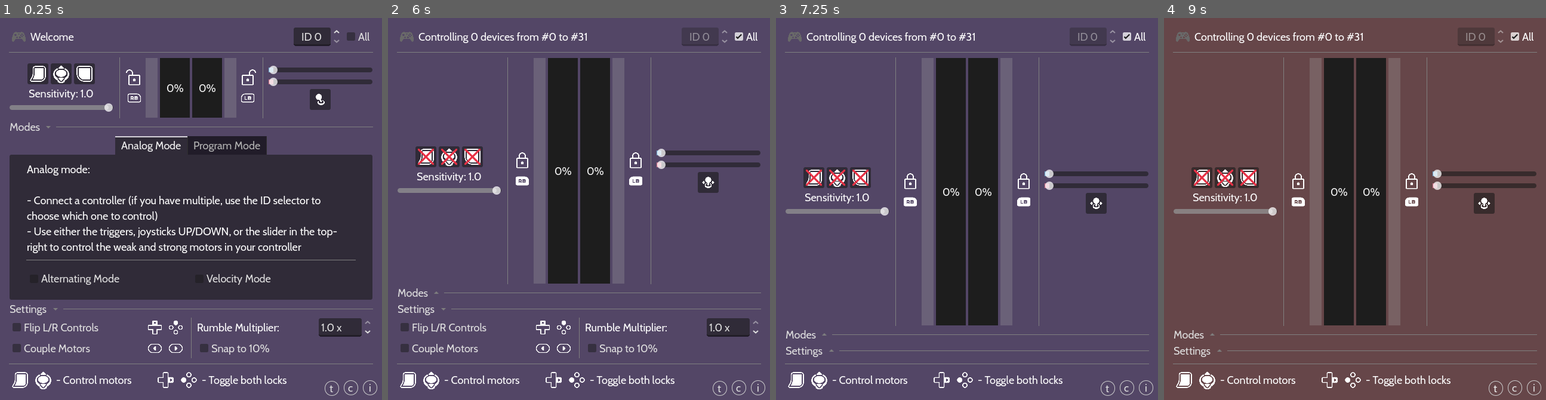
Above: before the commit, frames 1-4 (left to right).
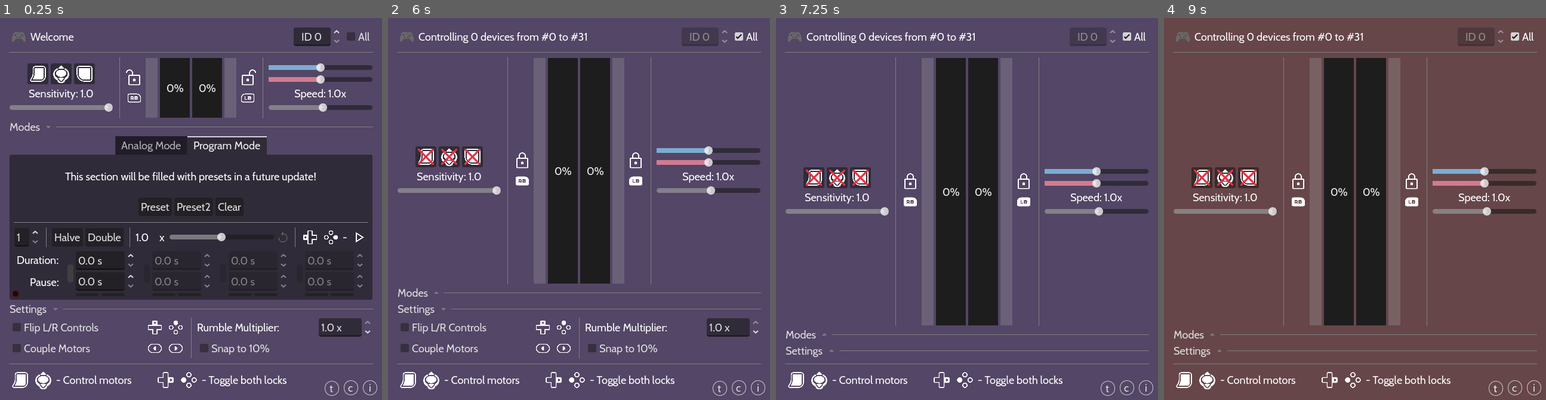
Above: after the commit, the same moments.

Repository: leosefcik/controller-rumble-tool
Game: Godot game, scene res://main.tscn
Same seed, same stepped clock (60 frames per second), same inputs: the game is played once before the commit and once after it.
Inputs (mouse positions are in pixels of both pictures, inside the frame that each line leads up to):
- Up to frame 1 (0.25 s): no input
- Up to frame 2 (6 s): click "All" at 0.5 s; click (426, 75) at 1.25 s; click (449, 75) at 2 s; click (472, 75) at 2.75 s; click (521, 86) at 3.5 s; click (636, 86) at 4.25 s; click (708, 98) at 5.02 s; click (437, 128) at 5.75 s
- Up to frame 3 (7.25 s): click (833, 308) at 6.5 s
- Up to frame 4 (9 s): click "i" at 7.25 s; click "c" at 8 s; click "t" at 8.75 s

The runs differ from the first frame. In frame 1, 6.9% of the frame differs, in the area x 3-98%, y 11-73%; in frame 2, 1.5%; in frame 3, 1.5%; in frame 4, 1.5%.

Commit message:
Timescale - Program Mode
- Added a Timescale slider - modifier for the speed of the playing program. 0.1x to 10.0x range.
- Can also be controlled via triggers + joystick
- Also added a reset to 1.0x button to the right of it
- Removed old function of triggers, which was to modify by 2.0x or 0.5x the speed of the joysticks

Diff:
--- /dev/null
+++ b/icon/reset.svg
@@ -0,0 +1 @@
+<svg xmlns="http://www.w3.org/2000/svg" height="48px" viewBox="0 -960 960 960" width="48px" fill="#FFFFFF"><path d="M480-80q-75 0-140.5-28T225-185q-49-49-77-114.5T120-440h60q0 125 87.5 212.5T480-140q125 0 212.5-87.5T780-440q0-125-85-212.5T485-740h-23l73 73-41 42-147-147 147-147 41 41-78 78h23q75 0 140.5 28T735-695q49 49 77 114.5T840-440q0 75-28 140.5T735-185q-49 49-114.5 77T480-80Z"/></svg>
--- /dev/null
+++ b/icon/reset_disabled.svg
@@ -0,0 +1 @@
+<svg xmlns="http://www.w3.org/2000/svg" height="48px" viewBox="0 -960 960 960" width="48px" fill="#666666"><path d="M480-80q-75 0-140.5-28T225-185q-49-49-77-114.5T120-440h60q0 125 87.5 212.5T480-140q125 0 212.5-87.5T780-440q0-125-85-212.5T485-740h-23l73 73-41 42-147-147 147-147 41 41-78 78h23q75 0 140.5 28T735-695q49 49 77 114.5T840-440q0 75-28 140.5T735-185q-49 49-114.5 77T480-80Z"/></svg>
--- a/main.tscn
+++ b/main.tscn
@@ -27,8 +27,10 @@
 [ext_resource type="Texture2D" uid="uid://dpbkmplgtdokt" path="res://icon/kenney_glyphs/Nintendo Switch/switch_dpad_up_outline.png" id="21_d13ii"]
 [ext_resource type="Texture2D" uid="uid://cr4gsturnc2nc" path="res://icon/kenney_glyphs/Nintendo Switch/switch_buttons_up_outline.png" id="22_1u8w0"]
 [ext_resource type="Script" uid="uid://by1rf4skvhdw8" path="res://script/program_mode.gd" id="22_a6jrf"]
+[ext_resource type="Texture2D" uid="uid://3ijhyewd6hww" path="res://icon/reset.svg" id="23_4k2k6"]
 [ext_resource type="Texture2D" uid="uid://bnlh0nq1ahiod" path="res://icon/play.svg" id="23_qsp4k"]
 [ext_resource type="Script" uid="uid://dghdn10ni5ga5" path="res://script/analog_mode.gd" id="23_seu75"]
+[ext_resource type="Texture2D" uid="uid://snd4uxhfsi2j" path="res://icon/reset_disabled.svg" id="24_0rl1p"]
 [ext_resource type="Texture2D" uid="uid://dqwemni60trqp" path="res://icon/kenney_glyphs/Nintendo Switch/switch_dpad_left_outline.png" id="24_htxhm"]
 [ext_resource type="Texture2D" uid="uid://bc3if7fk4tikx" path="res://icon/pause.svg" id="24_kq58d"]
 [ext_resource type="Texture2D" uid="uid://cst8li6a7al6b" path="res://logo/motor_icon_v1.png" id="25_0odxb"]
@@ -552,9 +554,10 @@
 size_flags_horizontal = 4
 size_flags_vertical = 3
 tab_alignment = 1
-current_tab = 0
+current_tab = 1
 
 [node name="Analog Mode" type="TabBar" parent="UI/MainVBox/ModeTabs" node_paths=PackedStringArray("UI")]
+visible = false
 layout_mode = 2
 script = ExtResource("23_seu75")
 UI = NodePath("../../..")
@@ -623,7 +626,6 @@
 exp_edit = true
 
 [node name="Program Mode" type="TabBar" parent="UI/MainVBox/ModeTabs" node_paths=PackedStringArray("PATTERN_MAKER", "UI")]
-visible = false
 layout_mode = 2
 script = ExtResource("22_a6jrf")
 PATTERN_MAKER = NodePath("VBoxContainer/PatternMaker")
@@ -698,10 +700,49 @@
 text = "Double"
 
 [node name="Control" type="Control" parent="UI/MainVBox/ModeTabs/Program Mode/VBoxContainer/ProgrammerControls"]
-layout_mode = 2
-size_flags_horizontal = 3
-
-[node name="VSeparator" type="VSeparator" parent="UI/MainVBox/ModeTabs/Program Mode/VBoxContainer/ProgrammerControls"]
+visible = false
+layout_mode = 2
+size_flags_horizontal = 3
+
+[node name="VSeparator4" type="VSeparator" parent="UI/MainVBox/ModeTabs/Program Mode/VBoxContainer/ProgrammerControls"]
+layout_mode = 2
+
+[node name="TimescaleLabel" type="Label" parent="UI/MainVBox/ModeTabs/Program Mode/VBoxContainer/ProgrammerControls"]
+unique_name_in_owner = true
+custom_minimum_size = Vector2(36, 0)
+layout_mode = 2
+text = "1.0"
+
+[node name="Label2" type="Label" parent="UI/MainVBox/ModeTabs/Program Mode/VBoxContainer/ProgrammerControls"]
+layout_mode = 2
+text = "x "
+
+[node name="TimescaleSlider" type="HSlider" parent="UI/MainVBox/ModeTabs/Program Mode/VBoxContainer/ProgrammerControls"]
+unique_name_in_owner = true
+layout_mode = 2
+size_flags_horizontal = 3
+size_flags_vertical = 4
+tooltip_text = "Timescale control.
+Useful for changing program speed on the fly.
+Also controlled by holding any trigger + joysticks"
+min_value = 0.1
+max_value = 10.0
+step = 0.05
+value = 1.0
+exp_edit = true
+
+[node name="TimescaleReset" type="TextureButton" parent="UI/MainVBox/ModeTabs/Program Mode/VBoxContainer/ProgrammerControls"]
+unique_name_in_owner = true
+custom_minimum_size = Vector2(20, 0)
+layout_mode = 2
+tooltip_text = "Reset timescale to 1.0x"
+disabled = true
+texture_normal = ExtResource("23_4k2k6")
+texture_disabled = ExtResource("24_0rl1p")
+ignore_texture_size = true
+stretch_mode = 5
+
+[node name="VSeparator3" type="VSeparator" parent="UI/MainVBox/ModeTabs/Program Mode/VBoxContainer/ProgrammerControls"]
 layout_mode = 2
 
 [node name="TextureRect" type="TextureRect" parent="UI/MainVBox/ModeTabs/Program Mode/VBoxContainer/ProgrammerControls"]
@@ -1413,6 +1454,8 @@
 [connection signal="value_changed" from="UI/MainVBox/ModeTabs/Program Mode/VBoxContainer/ProgrammerControls/TactAmount" to="UI/MainVBox/ModeTabs/Program Mode" method="_on_tact_amount_value_changed"]
 [connection signal="pressed" from="UI/MainVBox/ModeTabs/Program Mode/VBoxContainer/ProgrammerControls/HalfAllTacts" to="UI/MainVBox/ModeTabs/Program Mode" method="_on_half_all_tacts_pressed"]
 [connection signal="pressed" from="UI/MainVBox/ModeTabs/Program Mode/VBoxContainer/ProgrammerControls/DoubleAllTacts" to="UI/MainVBox/ModeTabs/Program Mode" method="_on_double_all_tacts_pressed"]
+[connection signal="value_changed" from="UI/MainVBox/ModeTabs/Program Mode/VBoxContainer/ProgrammerControls/TimescaleSlider" to="UI/MainVBox/ModeTabs/Program Mode" method="_on_timescale_slider_value_changed"]
+[connection signal="pressed" from="UI/MainVBox/ModeTabs/Program Mode/VBoxContainer/ProgrammerControls/TimescaleReset" to="UI/MainVBox/ModeTabs/Program Mode" method="_on_timescale_reset_pressed"]
 [connection signal="toggled" from="UI/MainVBox/ModeTabs/Program Mode/VBoxContainer/ProgrammerControls/PlayPause" to="UI/MainVBox/ModeTabs/Program Mode" method="_on_play_pause_toggled"]
 [connection signal="toggled" from="UI/MainVBox/HBoxContainer3/HideBottomRow" to="UI" method="_on_hide_bottom_row_toggled"]
 [connection signal="toggled" from="UI/MainVBox/SettingsBox/HBoxContainer3/VBoxContainer/HBoxContainer/FlipControls" to="UI" method="_on_flip_controls_toggled"]
--- a/script/program_mode.gd
+++ b/script/program_mode.gd
@@ -18,6 +18,7 @@
 var time_elapsed := 0.0 # used to time tacts
 var playing := false # play button
 var duration_phase := true # if in first (duration) or second (pause) phase of the tact
+var timescale := 1.0
 
 # Unused
 var complex_tacts := true # option to switch between progress/dot tacts
@@ -61,7 +62,7 @@
 	_process_controls(delta)
 
 	if playing:
-		time_elapsed += delta
+		time_elapsed += delta*timescale
 		_play_program()
 
 	_process_rumble()
@@ -196,6 +197,27 @@
 		flips[i] = PATTERN_NODES[i]["Flip"].button_pressed
 
 
+### Timescale
+
+func _on_timescale_slider_value_changed(value: float) -> void:
+	timescale = value
+	%TimescaleLabel.text = str(value)
+	_check_timescale_reset_editability()
+
+func _update_ui_timescale() -> void:
+	%TimescaleSlider.set_value_no_signal(timescale)
+	%TimescaleLabel.text = str(%TimescaleSlider.value)
+	_check_timescale_reset_editability()
+
+func _on_timescale_reset_pressed() -> void:
+	timescale = 1.0
+	_update_ui_timescale()
+	%TimescaleReset.disabled = true
+
+func _check_timescale_reset_editability() -> void:
+	if timescale != 1.0:
+		%TimescaleReset.disabled = false
+
 ### Controls
 
 func _process_controls(delta: float) -> void:
@@ -203,13 +225,6 @@
 	var right_axis := 0.0
 	var weak_axis := 0.0
 	var strong_axis := 0.0
-	var speed_mod := 1.0
-
-	if Settings.trigger_enabled: # Speed modifier triggers for fun
-		if Input.is_action_pressed("increase_rumble_trigger_left"):
-			speed_mod *= (1.0/3.0)
-		if Input.is_action_pressed("increase_rumble_trigger_right"):
-			speed_mod *= 3.0
 
 	if Settings.joystick_enabled:
 		left_axis = Input.get_axis("decrease_rumble_left", "increase_rumble_left")
@@ -229,11 +244,19 @@
 		weak_axis = right_axis
 		strong_axis = left_axis
 
+	if Settings.trigger_enabled: # Hold trigger to change timescale instead
+		if (Input.is_action_pressed("increase_rumble_trigger_left")
+		or Input.is_action_pressed("increase_rumble_trigger_right")):
+			var adder := clampf(weak_axis + strong_axis, -1.0, 1.0) * delta
+			timescale = clampf(timescale + adder, 0.1, 10.0)
+			_update_ui_timescale()
+			return
+
 	weak_axis = clampf(weak_axis + %WeakSliderProgram.value, -1.0, 1.0)
 	strong_axis = clampf(strong_axis + %StrongSliderProgram.value, -1.0, 1.0)
 
-	weak_desired = clampf(weak_desired + (weak_axis * delta * speed_mod * speed_slider), 0.0, 1.0)
-	strong_desired = clampf(strong_desired + (strong_axis * delta * speed_mod * speed_slider), 0.0, 1.0)
+	weak_desired = clampf(weak_desired + (weak_axis * delta  * speed_slider), 0.0, 1.0)
+	strong_desired = clampf(strong_desired + (strong_axis * delta * speed_slider), 0.0, 1.0)
 	UI.update_desired_gauges(weak_desired, strong_desired)
 
 
Not shown, added: icon/reset.svg.import
Not shown, added: icon/reset_disabled.svg.import
Not shown: 1 places in main.tscn that only renumber resources
